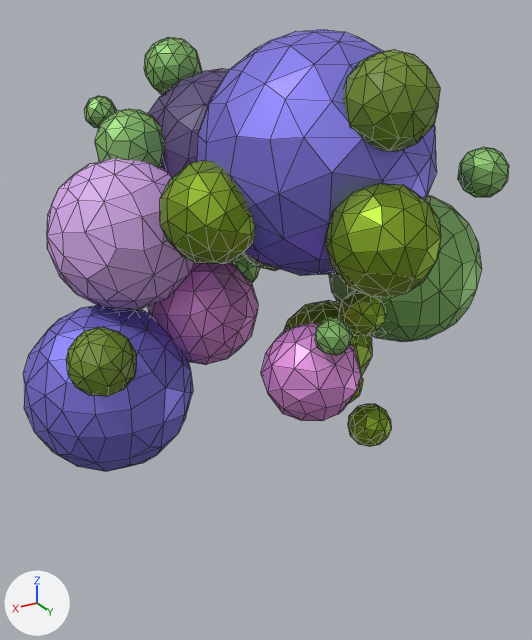
Two versions of the FBX model Assets/TheGame/Assets/Models/Environment/TreesBush/tree no 3.fbx, one commit apart.
The view is the same before and after, from a 50 mm lens placed at (5.84, -5.75, 4.66), pointed at (3.25, -10.06, 2.5). The lights are fixed; the arrows at lower left show +X, +Y and +Z. Mesh edges are drawn as thin lines. Where no turn or scale is listed for an object, it has been applied to the vertices.
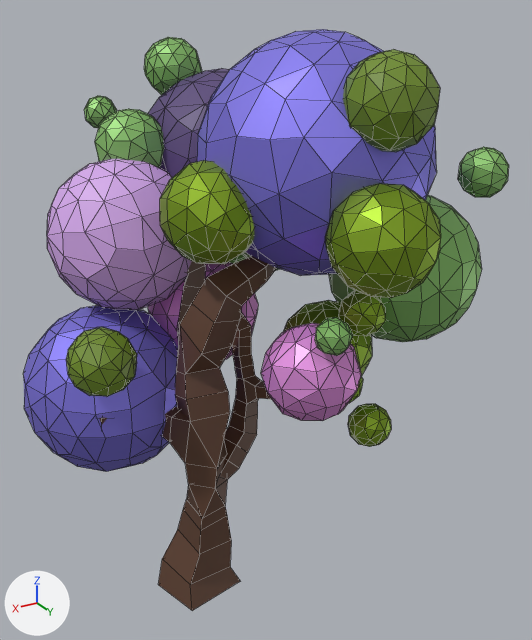
The change in detail:
Material 'Material.015' (mat_material_015) is new.
Its base color is (0.109, 0.0486, 0.0266) (brown #5d3e2d).
Mesh me_cube_001 is new.
It has 278 vertices, 288 faces and spans x -0.84..0.77, y -0.87..0.35, z -0.07..2.87.
It uses material mat_material_015 (brown #5d3e2d).
Object 'Cube.007' (ob_cube_007) is new; it shows me_cube_001.
Its location is (3.997, -9.902, 0.513).

Where the change shows, as pixel boxes (x1, y1, x2, y2) in the pictures (532 x 640 px):
'Cube.007', added (brown)
    after: (99, 256, 277, 611)
